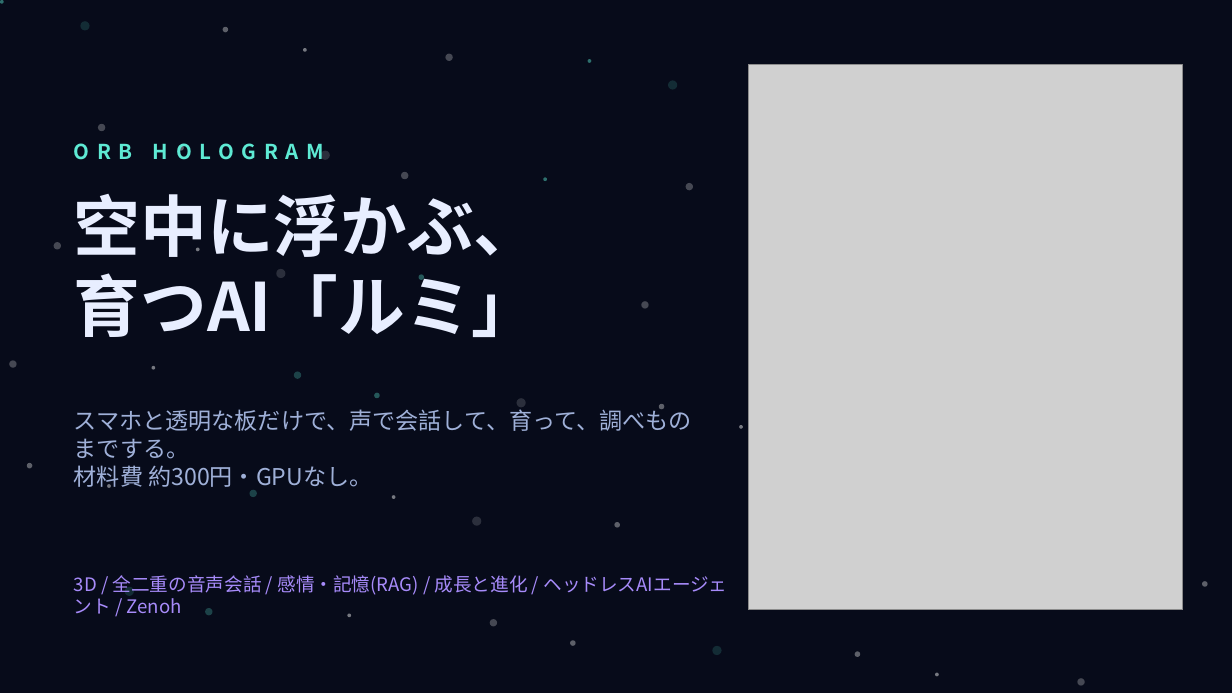
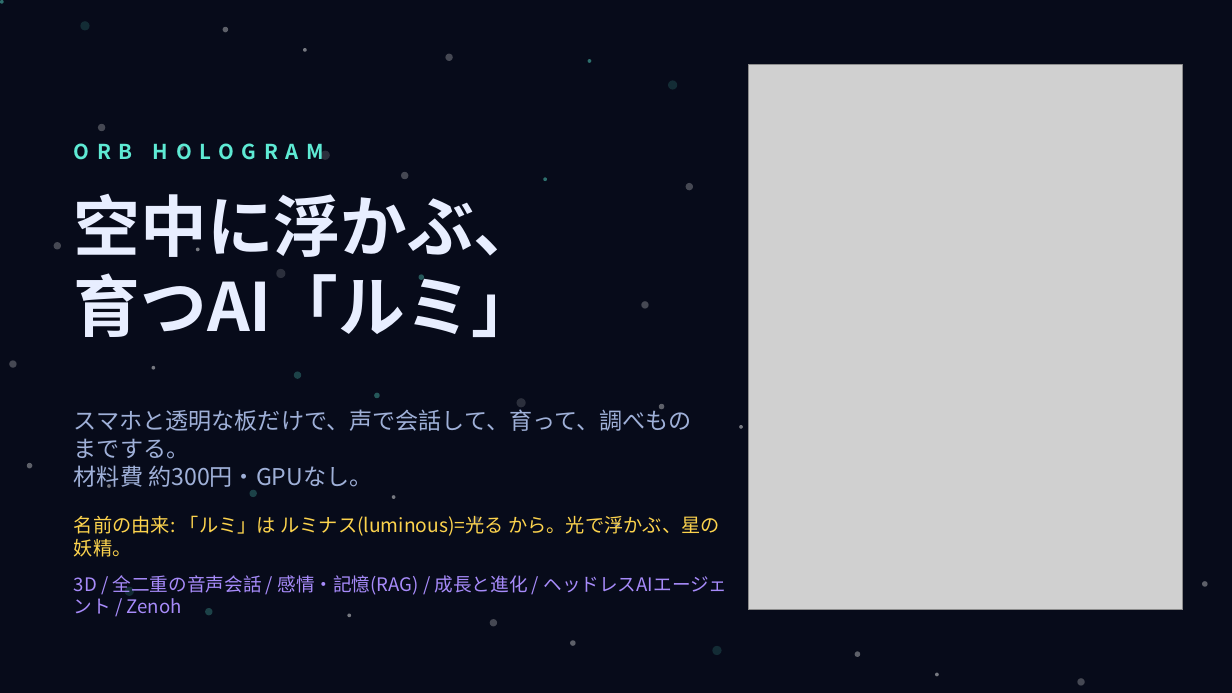
Before and after one commit to hit1023/orb-hologram, a slide deck: slide 1 of docs/hologram-deck.pptx. Drawn at 1232x693 pixels with LibreOffice and Linux fonts; fonts in the diff are those of the drawing; grey boxes stand for pictures. Boxes give left, top, right and bottom in pixels: in the first picture for what was removed or moved away, otherwise in the second. Text is boxed around its words. In the diff, an @@ line names an element or a change of style, - is before the commit and + after.

```diff
--- a/docs/hologram-deck.pptx
+++ b/docs/hologram-deck.pptx
@@ text added at bbox=[74, 515, 720, 557], 15 pt, text #FCD34D @@
+名前の由来: 「ルミ」は ルミナス(luminous)=光る から。光で浮かぶ、星の妖精。
```
Also in this commit, not shown: 1 other file.
